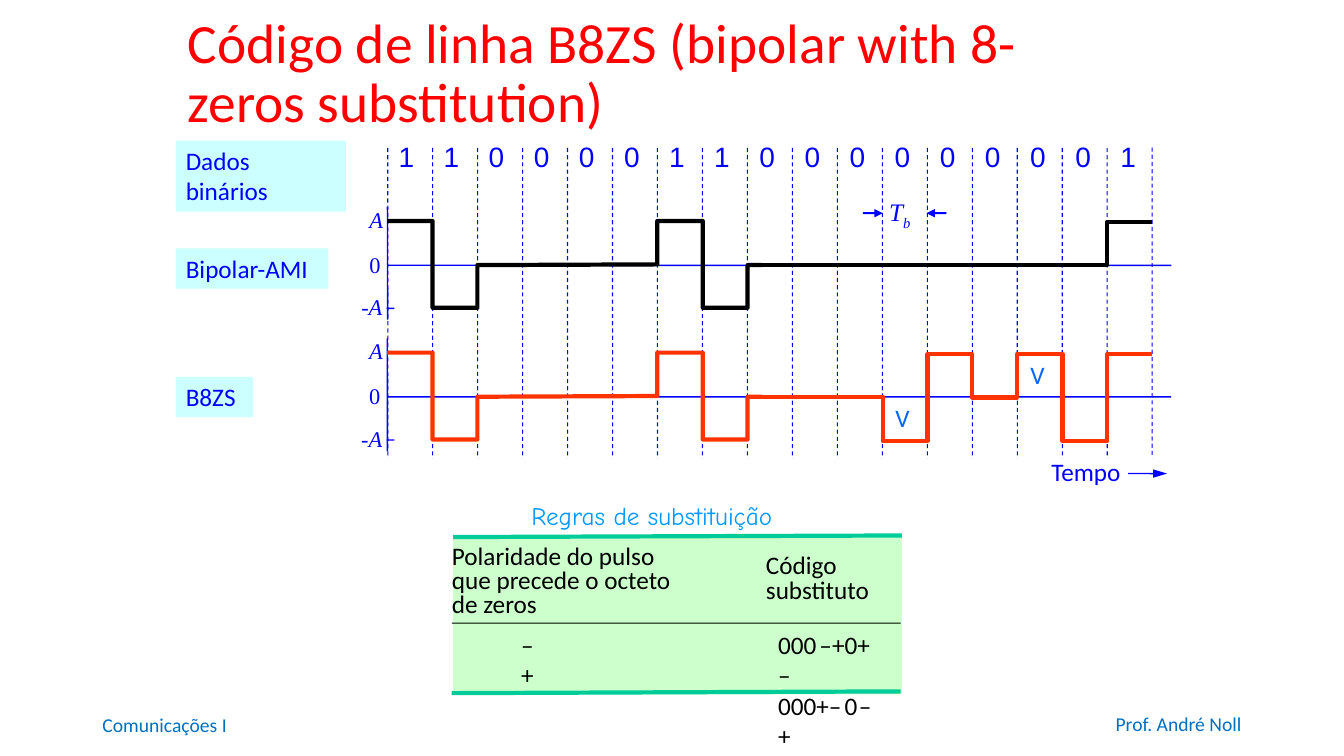
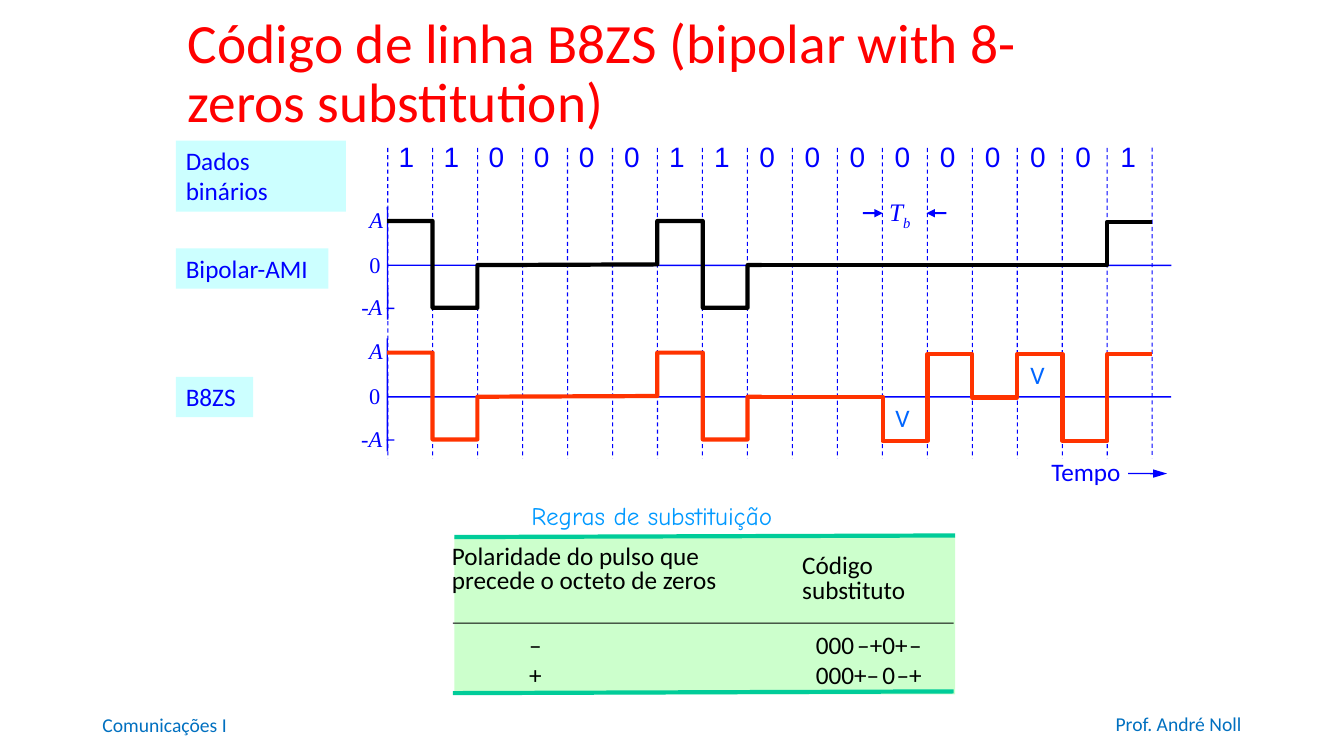
Before and after one commit to anollba/comunicacoes_i_ufrj, a slide deck: slide 24 of slides/Part3 -Digital/03_04_Códigos_linha.pptx. Drawn at 1344x756 pixels with LibreOffice and Linux fonts; fonts in the diff are those of the drawing; background and template pictures are left out. Boxes give left, top, right and bottom in pixels: in the first picture for what was removed or moved away, otherwise in the second. Text is boxed around its words. In the diff, an @@ line names an element or a change of style, - is before the commit and + after.

Commit message:
update códigos linha

```diff
--- a/slides/Part3 -Digital/03_04_Códigos_linha.pptx
+++ b/slides/Part3 -Digital/03_04_Códigos_linha.pptx
@@ rectangle: place and size @@
-rectangle at (453, 537, 901, 695)
+rectangle at (455, 537, 956, 695)
@@ line moved from (453, 537) - (902, 535) to (455, 537) - (956, 535) @@
@@ text "Polaridade do pulso que precede ..." rewrapped from (452, 544, 670, 620) to (452, 544, 716, 595) @@
@@ text "Código substituto": place and size @@
-text "Código substituto" at (766, 556, 869, 600)
+text "Código substituto" at (802, 556, 905, 600)
@@ line moved from (452, 623) - (900, 623) to (453, 623) - (954, 623) @@
@@ text "–" rewrapped from (511, 625, 565, 696) to (519, 625, 579, 696) @@
@@ text "000 –+0+ –" rewrapped from (778, 637, 869, 715) to (816, 637, 907, 691) @@
@@ line moved from (452, 694) - (900, 692) to (453, 694) - (954, 692) @@
```
Also in this commit, not shown: 1 other slide changed, 8 slides added, 25 slides removed, 1 other file.
